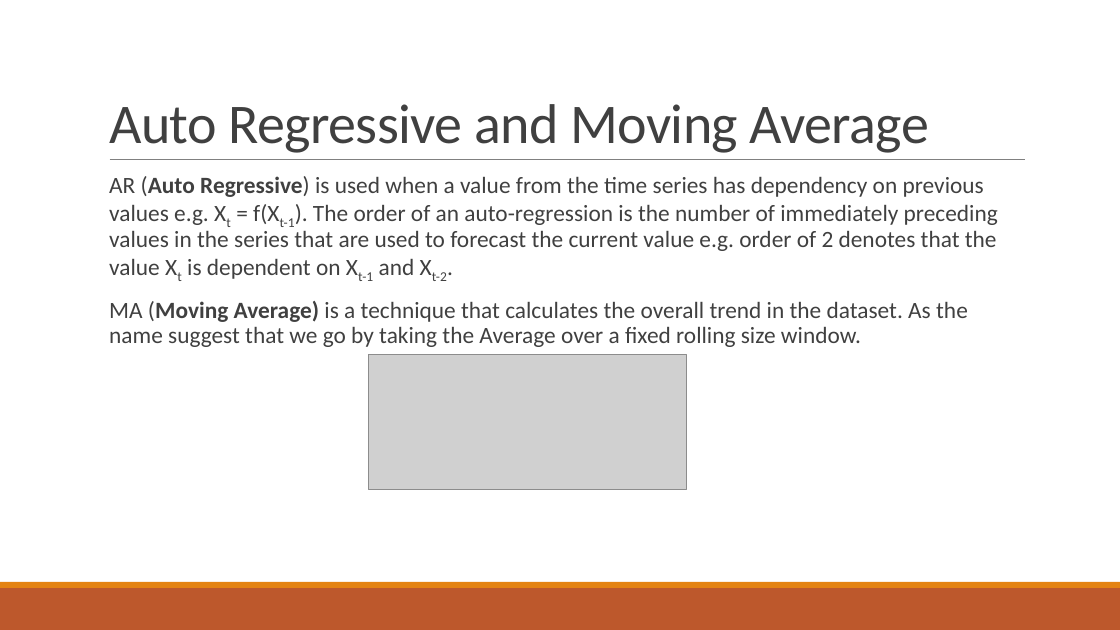
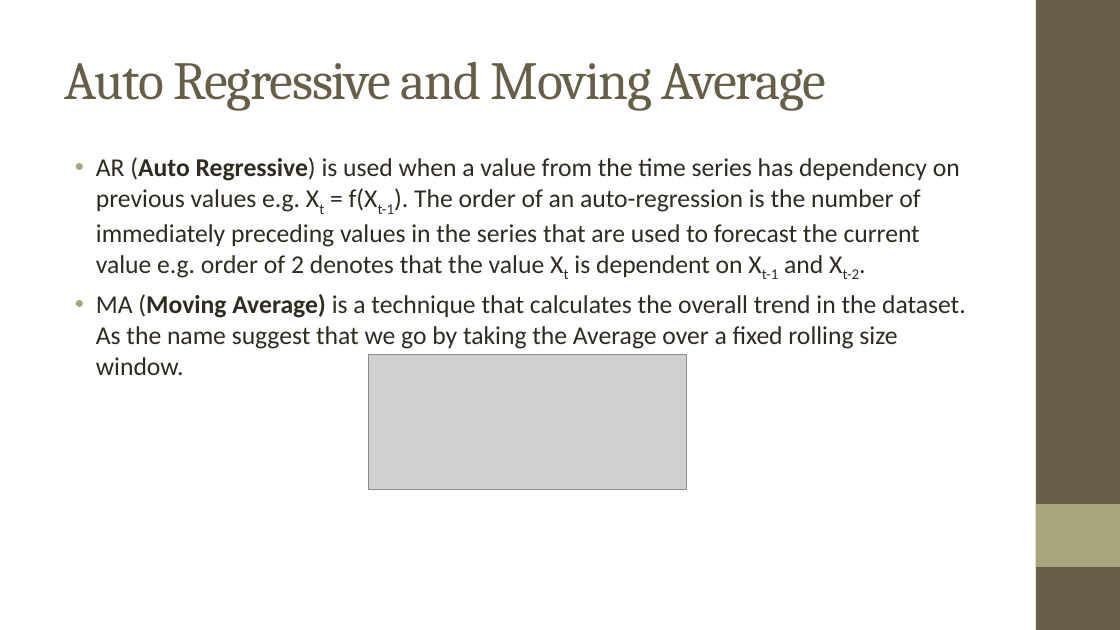
Before and after one commit to ForkedRepositories/Indian-Trade-Data-Analysis-and-Forecasting, a slide deck: slide 9 of Documents/Final Thesis/Indian Trade Analysis and Forecasting.pptx. Drawn at 1120x630 pixels with LibreOffice and Linux fonts; fonts in the diff are those of the drawing; grey boxes stand for pictures; background and template pictures are left out. Boxes give left, top, right and bottom in pixels: in the first picture for what was removed or moved away, otherwise in the second. Text is boxed around its words. In the diff, an @@ line names an element or a change of style, - is before the commit and + after.

```diff
--- a/Documents/Final Thesis/Indian Trade Analysis and Forecasting.pptx
+++ b/Documents/Final Thesis/Indian Trade Analysis and Forecasting.pptx
@@ title "Auto Regressive and Moving Average": place and size @@
-title "Auto Regressive and Moving Average" at [109, 104, 929, 153]
+title "Auto Regressive and Moving Average" at [64, 61, 826, 111]
@@ title "Auto Regressive and Moving Average" at [64, 61, 826, 111]: size 48 to 46 pt, font Calibri to Cambria, text colour #404040 to #675E47, letter spacing -0.5 to -1 pt; line spacing 0.85 to 1; vertical alignment bottom to middle @@
@@ rectangle added at [1036, 0, 1120, 630], fill #675E47 @@
@@ text "AR (Auto Regressive) is used ...": place and size @@
-text "AR (Auto Regressive) is used ..." at [109, 176, 998, 347]
+text "AR (Auto Regressive) is used ..." at [96, 157, 966, 375]
@@ text "AR (Auto Regressive) is used ..." at [96, 157, 966, 375]: size 20 to 22 pt, text colour #404040 to #2F2B20; bullet   to •; line spacing 0.9 to 1; less space between paragraphs; bullet colour #E48312 to #A9A57C @@
@@ line removed from (110, 160) to (1026, 160) @@
@@ rectangle added at [1036, 504, 1120, 567], fill #A9A57C @@
@@ rectangle removed at [0, 588, 1120, 630] @@
@@ rectangle removed at [0, 582, 1120, 588] @@
```
Also in this commit, not shown: 10 other slides changed, 7 slides added, 3 slides removed.
